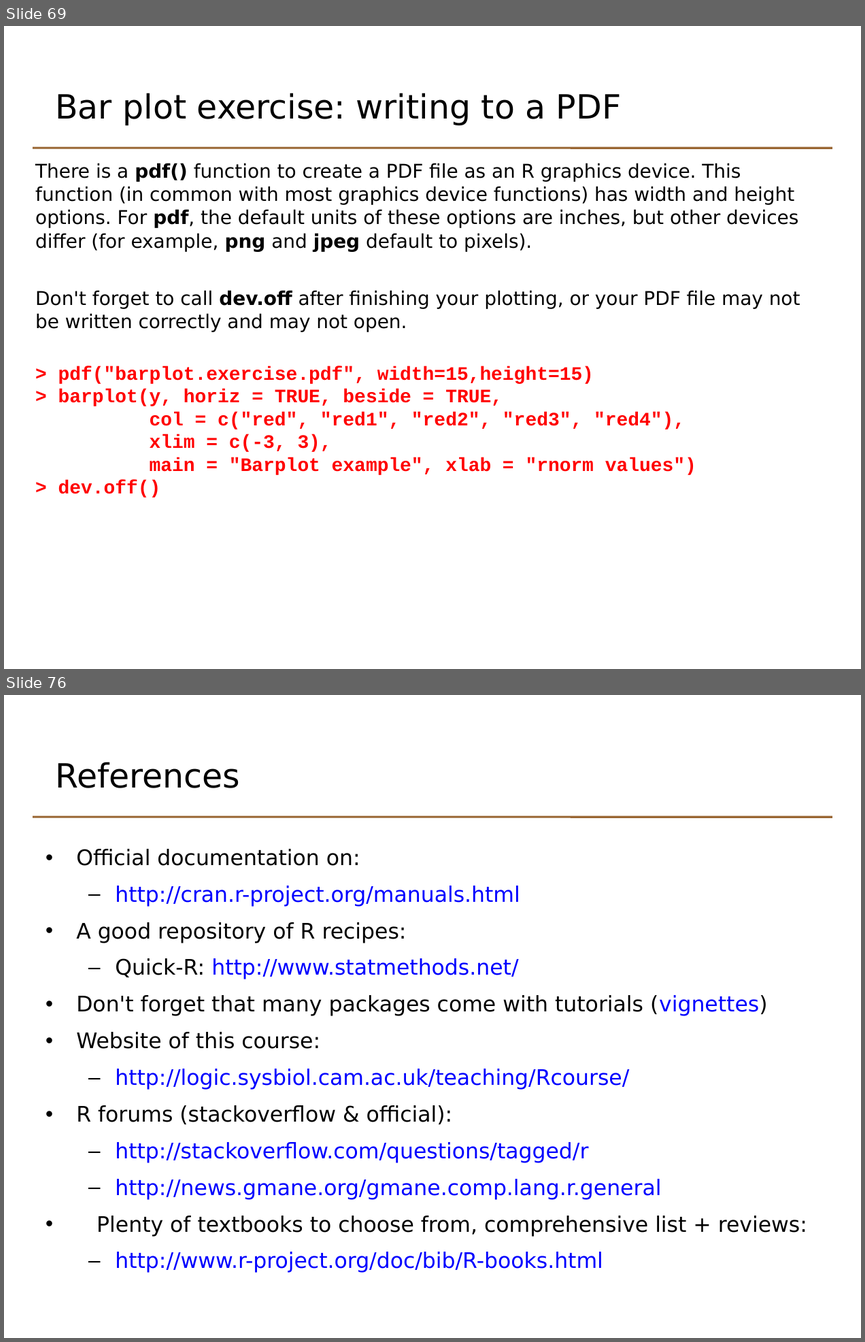
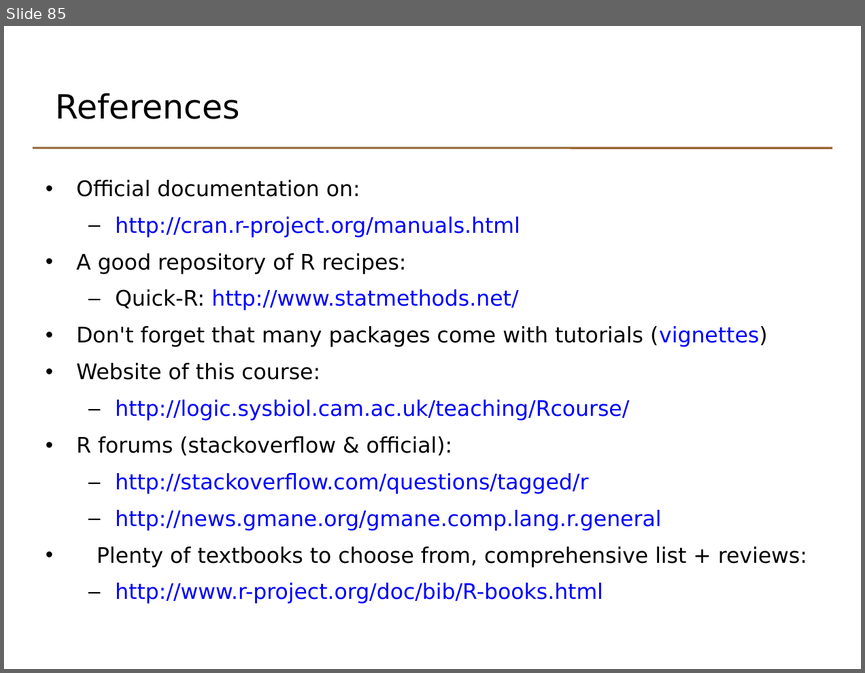
Before and after one commit to johnomics/basicr, a slide deck: Basic_R_Day_2_slides.odp. Shown one above the other, each under a label of ours: slides 69 and 76 before the commit, slide 85 after it; the slides between them are not shown. The pictures are 865x1342 and 865x673 pixels, drawn with LibreOffice and Linux fonts; fonts in the diff are those of the drawing. Boxes give left, top, right and bottom in pixels: in the first picture for what was removed or moved away, otherwise in the second. Text is boxed around its words. In the diff, an @@ line names an element or a change of style, - is before the commit and + after.

Commit message:
Revert graphics section

```diff
--- a/Basic_R_Day_2_slides.odp
+++ b/Basic_R_Day_2_slides.odp
@@ slide 69 removed at <box>4,26,861,669</box>, background #FFFFFF; not listed: 1 template element that a slide beside it also shows @@
@@ text removed at <box>55,93,621,126</box> @@
-Bar plot exercise: writing to a PDF
@@ text removed at <box>35,163,800,497</box> @@
-There is a pdf() function to create a PDF file as an R graphics device. This function (in common with most graphics device functions) has width and height options. For pdf, the default units of these options are inches, but other devices differ (for example, png and jpeg default to pixels).
-Don't forget to call dev.off after finishing your plotting, or your PDF file may not be written correctly and may not open.
-> pdf("barplot.exercise.pdf", width=15,height=15)
-> barplot(y, horiz = TRUE, beside = TRUE,
-col = c("red", "red1", "red2", "red3", "red4"),
-xlim = c(-3, 3),
-main = "Barplot example", xlab = "rnorm values")
-> dev.off()
@@ what was slide 76 is now slide 85 @@
```
Also in this commit, not shown: 1 slide changed, 29 slides added, 19 other slides removed, 13 other files.
